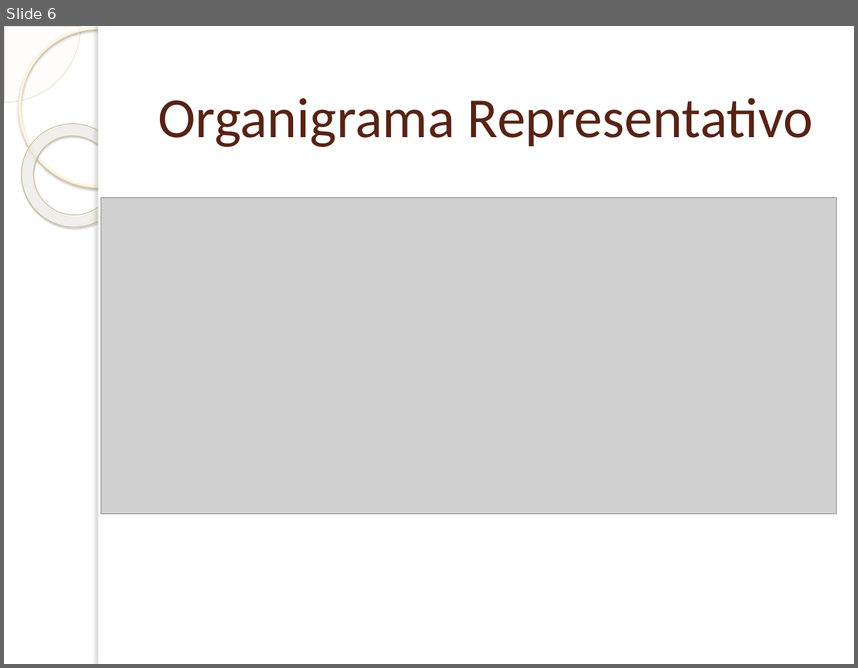
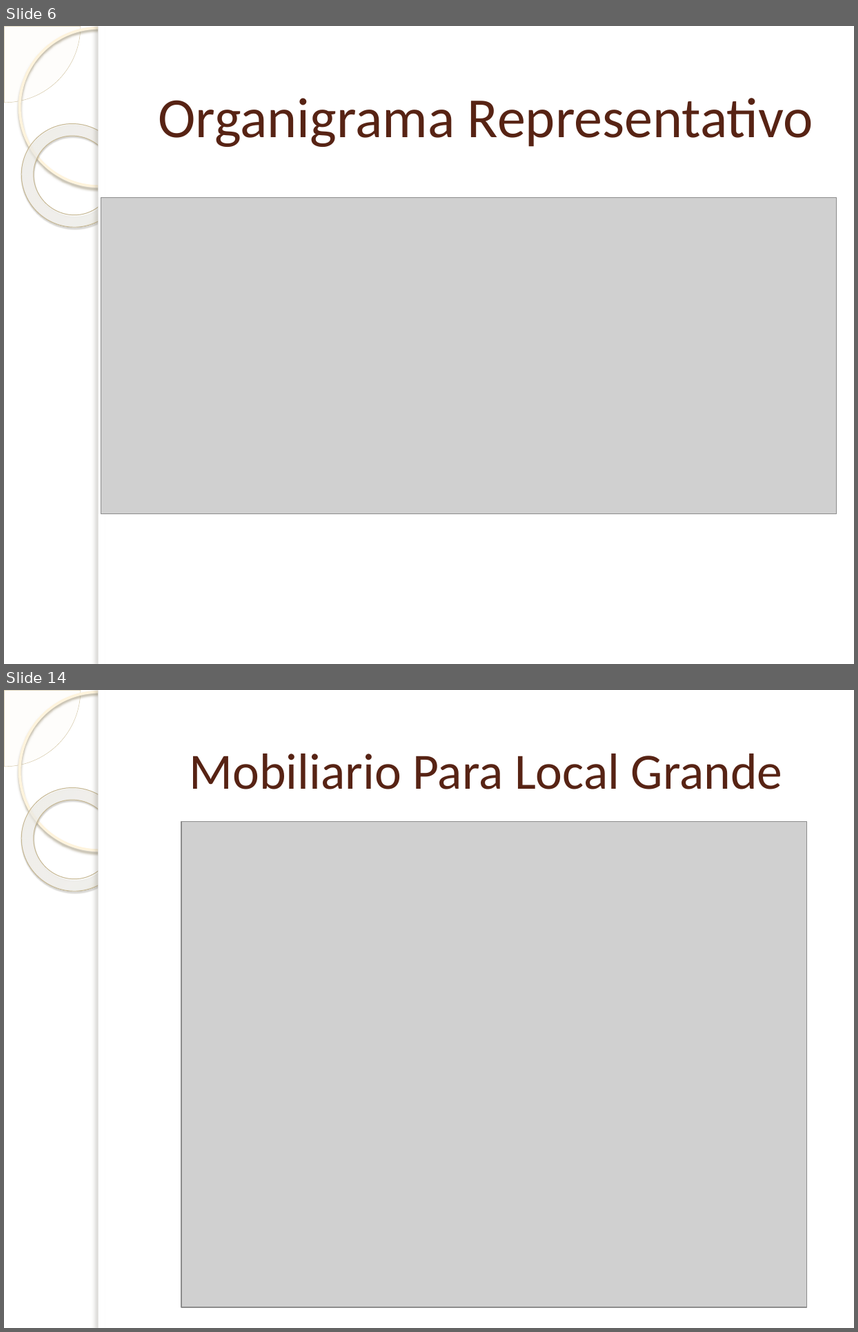
Before and after one commit to Bloodclot24/empresitas, a slide deck: Presentacion/Presentacion.pptx. Shown one above the other, each under a label of ours: slide 6 before the commit, slides 6 and 14 after it; the slides between them are not shown. The pictures are 858x668 and 858x1332 pixels, drawn with LibreOffice and Linux fonts; fonts in the diff are those of the drawing; grey boxes stand for pictures; background and template pictures are left out. Boxes give left, top, right and bottom in pixels: in the first picture for what was removed or moved away, otherwise in the second. Text is boxed around its words. In the diff, an @@ line names an element or a change of style, - is before the commit and + after.

Commit message:
agrego una minuta de reunion y subo la presentacion en pdf para que todos vean

```diff
--- a/Presentacion/Presentacion.pptx
+++ b/Presentacion/Presentacion.pptx
@@ slide 14 added at [4, 690, 854, 1328], background picture (left out); not listed: 5 template elements that a slide beside it also shows @@
@@ title added at [190, 753, 783, 789], 43 pt, text #572314 @@
+Mobiliario Para Local Grande
@@ picture added at [181, 822, 807, 1307] @@
```
Also in this commit, not shown: 3 slides changed, 6 other slides added, 6 other files.
